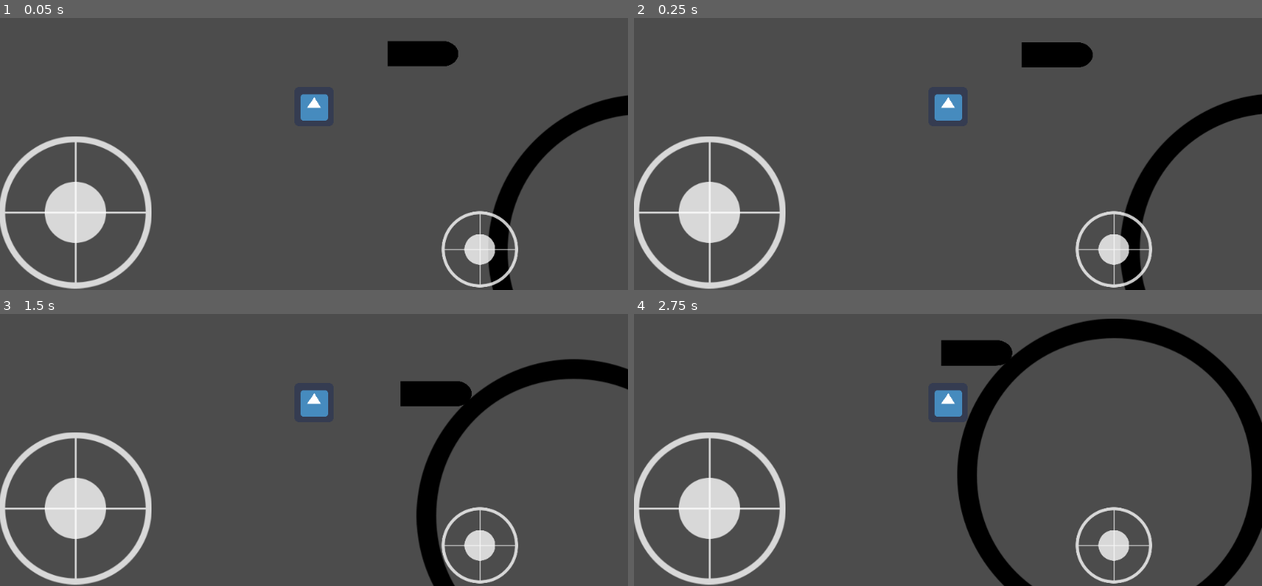
Above: before the commit, frames 1-4 (two rows, left to right).
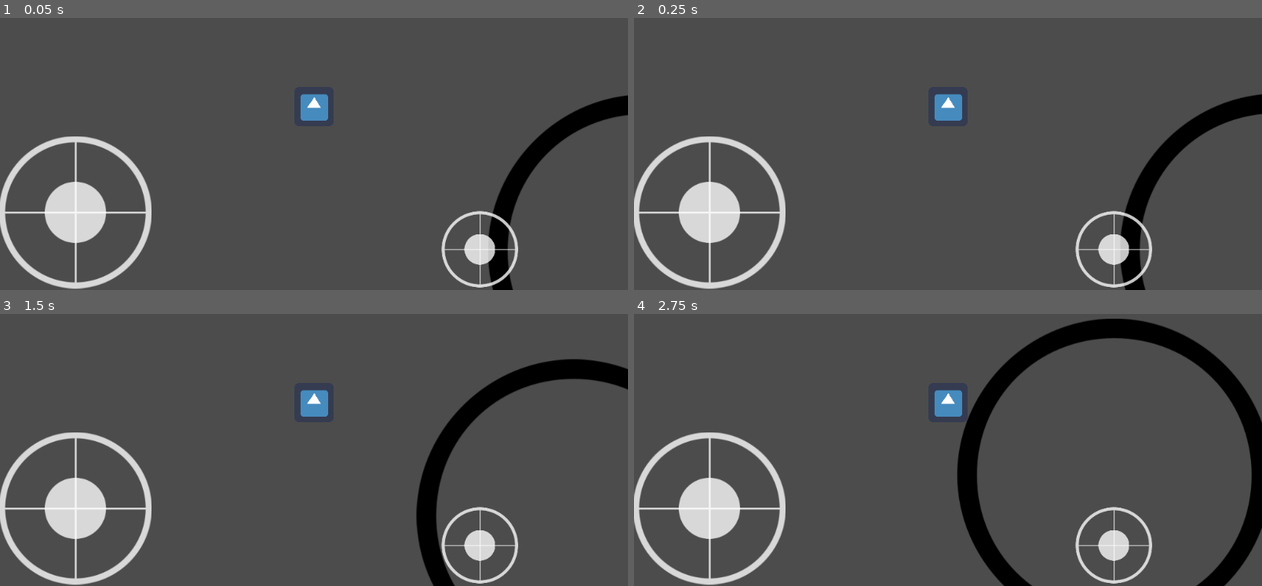
Above: after the commit, the same moments.

Repository: PhilipWee/spacegame
Game: Godot game, scene res://map/map.tscn
The game is run twice, just before and just after one commit, with the same random seed, the same clock (stepped at 60 frames per second) and the same inputs. Before the commit the project has no main scene; this scene is started directly in both runs. The engine's default icon, where the game draws it, is replaced by a stand-in: a white triangle on a blue panel in a dark square.
Inputs (mouse positions are in pixels of both pictures, inside the frame that each line leads up to):
- Up to frame 1 (0.05 s): no input
- Up to frame 2 (0.25 s): no input
- Up to frame 3 (1.5 s): drag from (150, 585) to (376, 322) at 0.52 s; drag from (521, 583) to (282, 477) at 1.27 s
- Up to frame 4 (2.75 s): move the mouse to (1010, 322) at 2.02 s; click (1010, 322) at 2.17 s

The runs differ from the first frame. In frame 1, 1.0% of the frame differs, in the area x 61-73%, y 8-18%; in frame 2, 1.0%; in frame 3, 1.0%; in frame 4, 1.0%, in the area x 48-61%, y 9-20%.

Commit message:
Working bullets being shot

Diff:
--- a/map/map.tscn
+++ b/map/map.tscn
@@ -1,21 +1,21 @@
-[gd_scene load_steps=5 format=2]
+[gd_scene load_steps=4 format=2]
 
 [ext_resource path="res://map/gravityHandler.tscn" type="PackedScene" id=1]
-[ext_resource path="res://player/bullet/bullet.tscn" type="PackedScene" id=2]
-[ext_resource path="res://map/planet/planet.tscn" type="PackedScene" id=3]
-[ext_resource path="res://player/player.tscn" type="PackedScene" id=4]
+[ext_resource path="res://map/planet/planet.tscn" type="PackedScene" id=2]
+[ext_resource path="res://player/player.tscn" type="PackedScene" id=3]
 
 [node name="map" type="Node2D"]
 
 [node name="gravityHandler" parent="." instance=ExtResource( 1 )]
 
-[node name="bullet" parent="." instance=ExtResource( 2 )]
-position = Vector2( 177.565, -85.9184 )
-
-[node name="planet" parent="." instance=ExtResource( 3 )]
+[node name="planet" parent="." instance=ExtResource( 2 )]
 position = Vector2( 539.854, 236.276 )
 mode = 1
 mass = 100.0
 gravity_scale = 0.0
 
-[node name="player" parent="." instance=ExtResource( 4 )]
+[node name="player" parent="." instance=ExtResource( 3 )]
+
+[node name="holders" type="Node2D" parent="."]
+
+[node name="bullets" type="Node2D" parent="holders"]
--- a/map/planet/planet.tscn
+++ b/map/planet/planet.tscn
@@ -14,6 +14,7 @@
 radius = 254.541
 
 [node name="planet" type="RigidBody2D"]
+collision_mask = 3
 
 [node name="AnimatedSprite" type="AnimatedSprite" parent="."]
 frames = SubResource( 1 )
--- a/player/bullet/bullet.gd
+++ b/player/bullet/bullet.gd
@@ -1,12 +1,19 @@
 extends KinematicBody2D
 
+export var bullet_speed = 5
 
 var gravity_node
 var vel = Vector2.ZERO
+var touching_parent = true
 
 # Called when the node enters the scene tree for the first time.
 func _ready():
 	gravity_node = get_tree().get_nodes_in_group("gravityHandler")[0]
+
+#For giving the bullet some of that INITIAL VELOCITY
+func create(pos:Vector2,new_vel:Vector2,firer_vel:Vector2) -> void:
+	position = pos
+	vel = new_vel * bullet_speed + firer_vel
 
 func _move():
 	#----Gravity Handling Code----
--- a/player/bullet/bullet.tscn
+++ b/player/bullet/bullet.tscn
@@ -14,6 +14,8 @@
 [node name="bullet" type="KinematicBody2D" groups=[
 "gravityHandler",
 ]]
+collision_layer = 2
+collision_mask = 0
 script = ExtResource( 1 )
 
 [node name="AnimatedSprite" type="AnimatedSprite" parent="."]
--- a/player/player.gd
+++ b/player/player.gd
@@ -6,6 +6,8 @@
 
 onready var joystick_move := $UI/JoystickMove
 onready var joystick_shoot := $UI/JoystickShoot
+
+onready var bullet_scene = preload("res://player/bullet/bullet.tscn")
 
 
 var vel = Vector2.ZERO
@@ -29,6 +31,7 @@
 	if collision:
 		vel = Vector2.ZERO
 
+
 func _shoot():
 
 	#----Shooting handling Code----
@@ -37,13 +40,20 @@
 
 	if current_shoot_state == shoot_state.STATE_READY and not joystick_shoot.is_working:
 		current_shoot_state = shoot_state.STATE_UNREADY
-		print('pew')
+		_create_bullet(position,last_shoot_output)
 
 	if joystick_shoot.output == Vector2.ZERO:
 		current_shoot_state = shoot_state.STATE_UNREADY
 
+	last_shoot_output = joystick_shoot.output
 
-# Called when the node enters the scene tree for the first time.
+func _create_bullet(bullet_pos:Vector2,bullet_vel:Vector2):
+	var bullet = bullet_scene.instance()
+	get_parent().get_node("holders").get_node("bullets").add_child(bullet)
+	bullet.create(bullet_pos,bullet_vel,vel)
+
+
+
 func _ready():
 	pass # Replace with function body.
 
--- a/project.godot
+++ b/project.godot
@@ -21,7 +21,12 @@
 [application]
 
 config/name="NeoNauts"
+run/main_scene="res://map/map.tscn"
 config/icon="res://icon.png"
+
+[display]
+
+window/dpi/allow_hidpi=true
 
 [input_devices]
 
